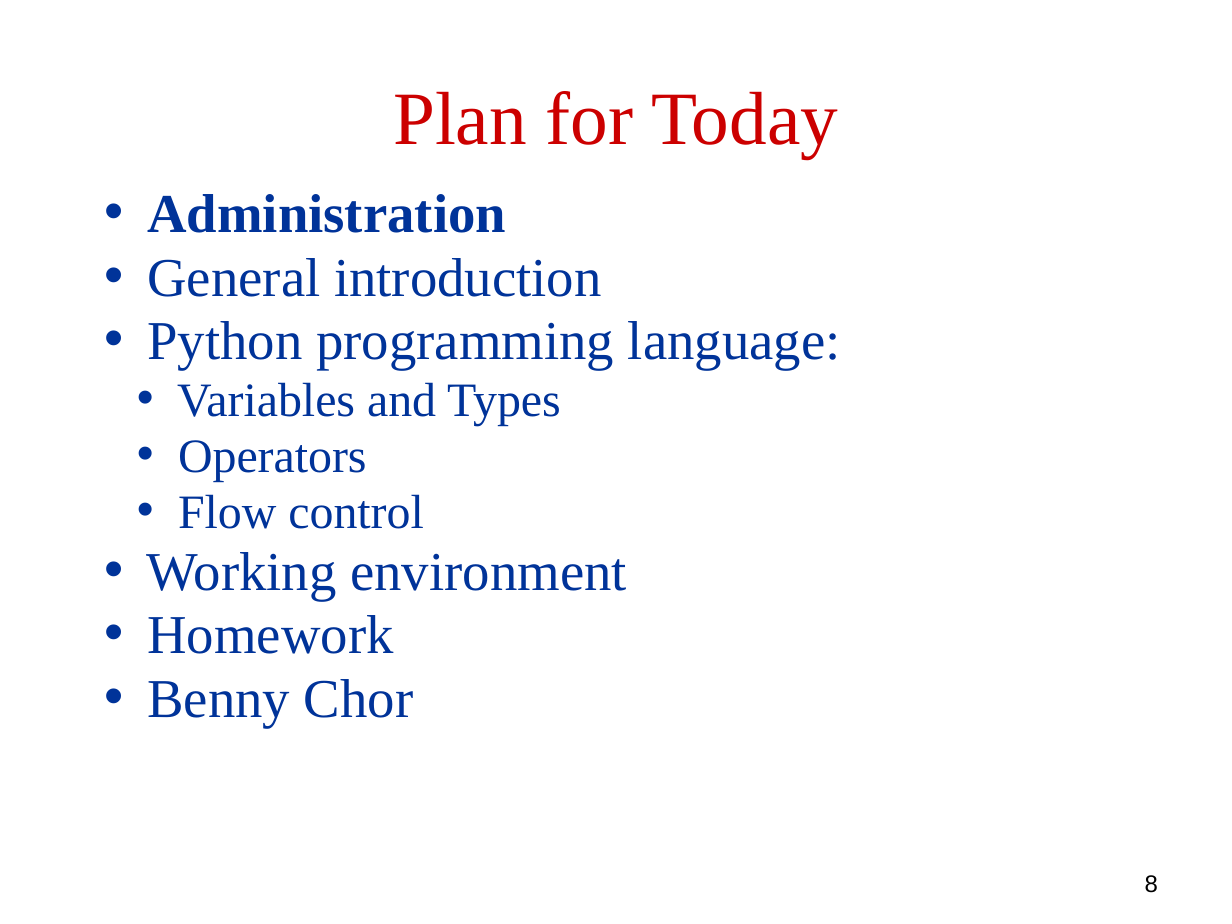
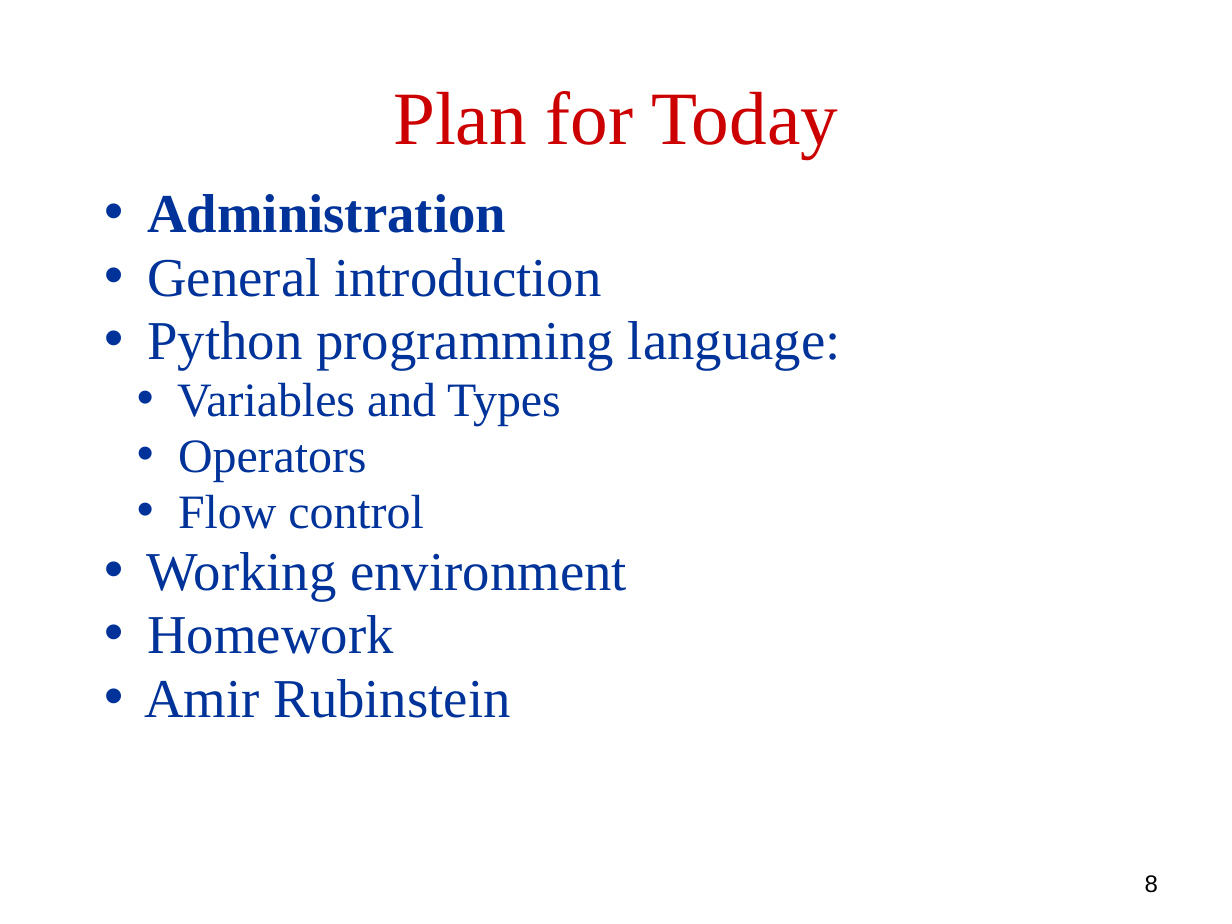
Before and after one commit to robintux/gip, a slide deck: slide 8 of Sessions/1/gip1.pptx. Drawn at 1232x924 pixels with LibreOffice and Linux fonts; fonts in the diff are those of the drawing. Boxes give left, top, right and bottom in pixels: in the first picture for what was removed or moved away, otherwise in the second. Text is boxed around its words. In the diff, an @@ line names an element or a change of style, - is before the commit and + after.

```diff
--- a/Sessions/1/gip1.pptx
+++ b/Sessions/1/gip1.pptx
@@ text at (144, 679, 510, 718): text changed @@
-• Benny Chor
+• Amir Rubinstein
```
Also in this commit, not shown: 11 other slides changed.
